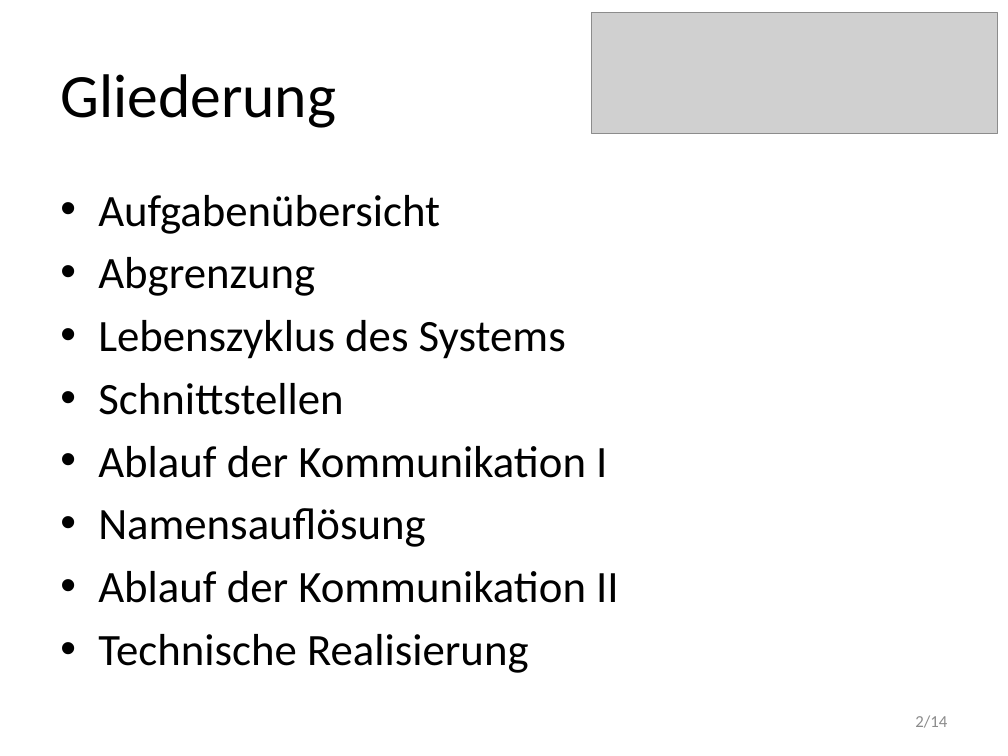
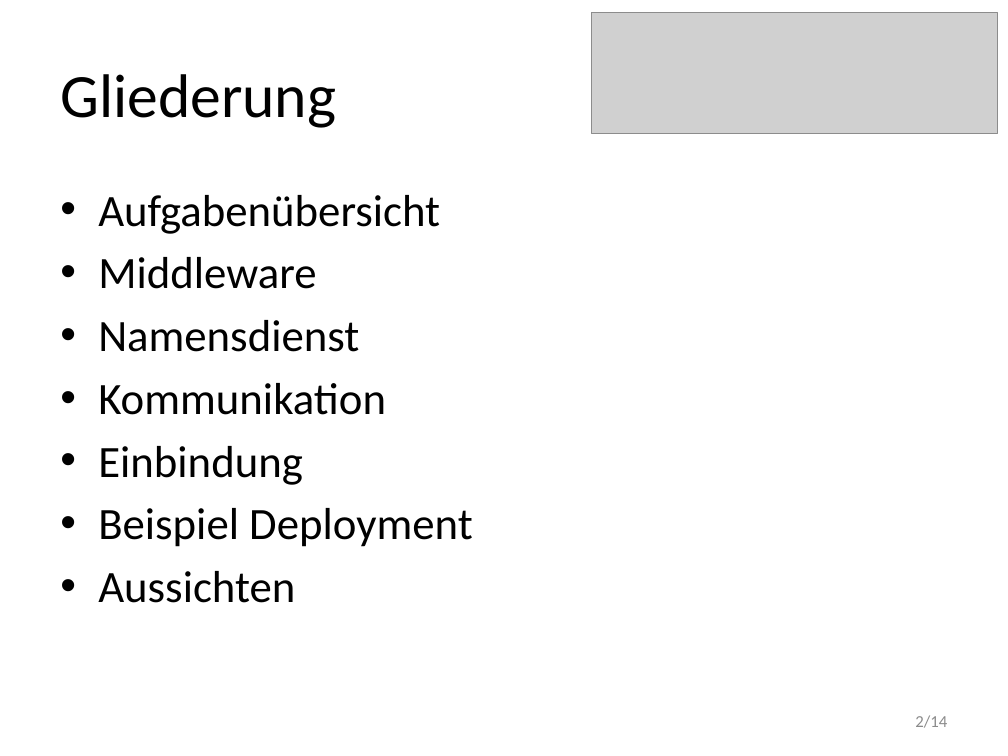
Before and after one commit to HansZimmer5000/TalDerTraenen, a slide deck: slide 2 of A4/VSP4_Mi/Design/Praesentation.pptx. Drawn at 1008x756 pixels with LibreOffice and Linux fonts; fonts in the diff are those of the drawing; grey boxes stand for pictures. Boxes give left, top, right and bottom in pixels: in the first picture for what was removed or moved away, otherwise in the second. Text is boxed around its words. In the diff, an @@ line names an element or a change of style, - is before the commit and + after.

```diff
--- a/A4/VSP4_Mi/Design/Praesentation.pptx
+++ b/A4/VSP4_Mi/Design/Praesentation.pptx
@@ text at bbox=[98, 257, 473, 603]: text changed @@
-• Abgrenzung
-• Lebenszyklus des Systems
-• Schnittstellen
-• Ablauf der Kommunikation I
-• Namensauflösung
-• Ablauf der Kommunikation II
-• Technische Realisierung
+• Middleware
+• Namensdienst
+• Kommunikation
+• Einbindung
+• Beispiel Deployment
+• Aussichten
```
Also in this commit, not shown: 3 other slides changed, 9 slides added, 10 slides removed, 2 other files.
